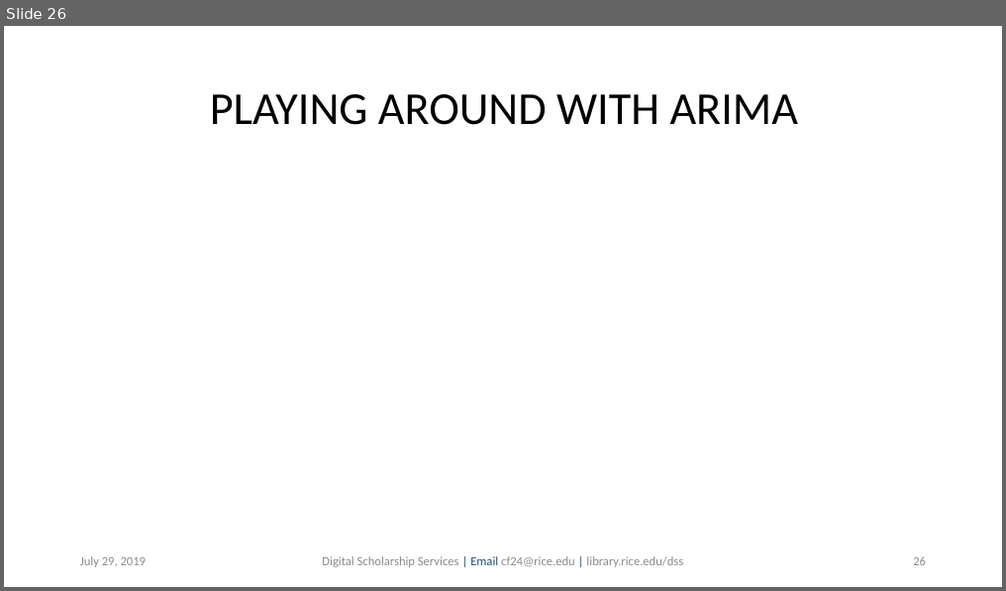
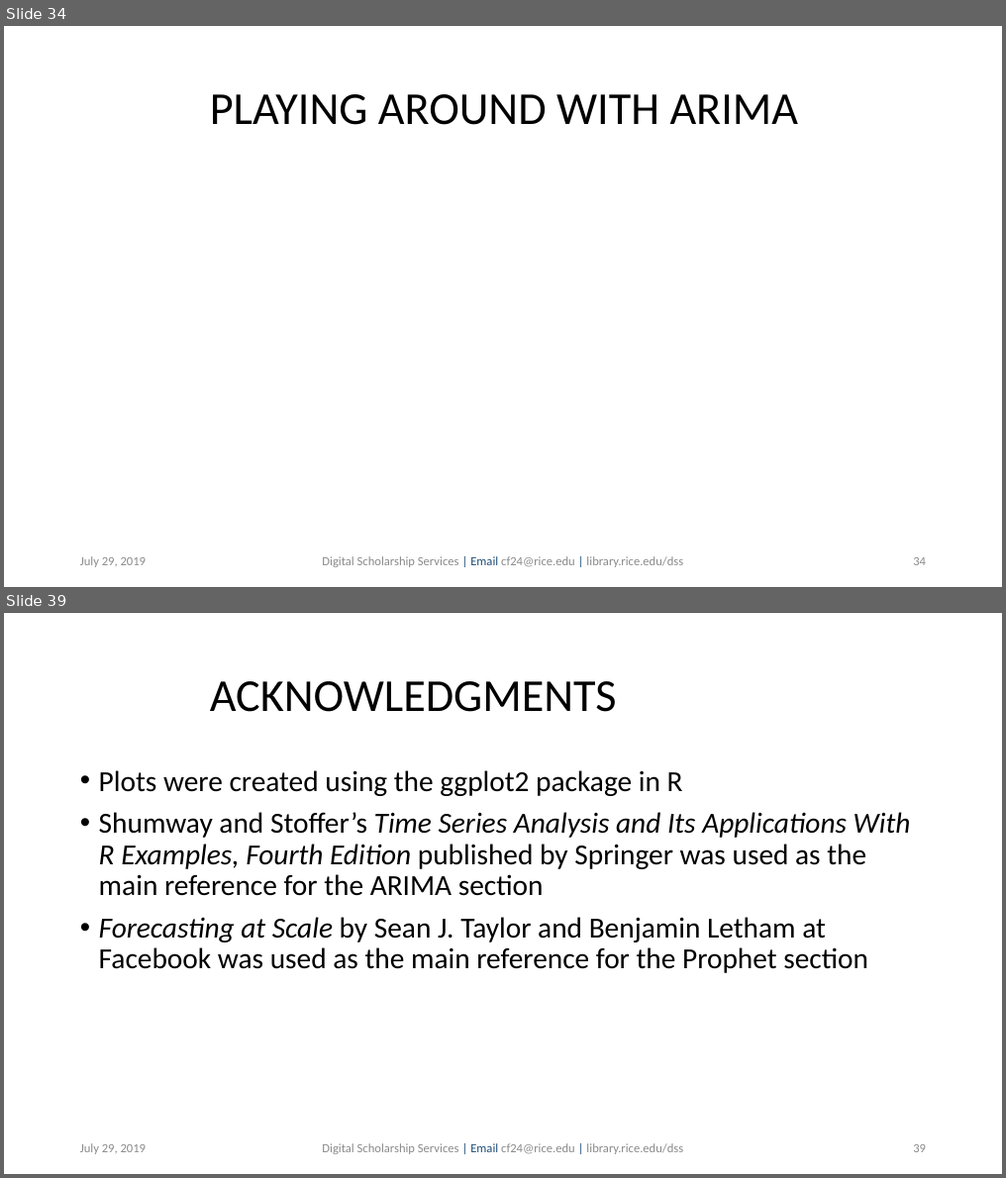
Before and after one commit to bakitybacon/rice-data-and-donuts, a slide deck: tsa/Introduction to Time Series Analysis.pptx. Shown one above the other, each under a label of ours: slide 26 before the commit, slides 34 and 39 after it; the slides between them are not shown. The pictures are 1006x591 and 1006x1178 pixels, drawn with LibreOffice and Linux fonts; fonts in the diff are those of the drawing; background and template pictures are left out. Boxes give left, top, right and bottom in pixels: in the first picture for what was removed or moved away, otherwise in the second. Text is boxed around its words. In the diff, an @@ line names an element or a change of style, - is before the commit and + after.

Commit message:
added explanations of arima and pros/cons of models

```diff
--- a/tsa/Introduction to Time Series Analysis.pptx
+++ b/tsa/Introduction to Time Series Analysis.pptx
@@ slide 39 added at bbox=[4, 613, 1002, 1174], background #FFFFFF @@
@@ title added at bbox=[210, 681, 617, 712], 44 pt, text #000000 @@
+ACKNOWLEDGMENTS
@@ text added at bbox=[99, 770, 911, 973], 28 pt, text #000000 @@
+• Plots were created using the ggplot2 package in R
+• Shumway and Stoffer’s Time Series Analysis and Its Applications With R Examples, Fourth Edition published by Springer was used as the main reference for the ARIMA section
+• Forecasting at Scale by Sean J. Taylor and Benjamin Letham at Facebook was used as the main reference for the Prophet section
@@ text added at bbox=[80, 1144, 147, 1155], 12 pt, text #8C8C8C @@
+July 29, 2019
@@ text added at bbox=[322, 1144, 683, 1155], 12 pt, text #8C8C8C @@
+Digital Scholarship Services | Email cf24@rice.edu | library.rice.edu/dss
@@ page number added at bbox=[913, 1145, 926, 1153], 12 pt, text #8C8C8C @@
+39
@@ what was slide 26 is now slide 34 @@
@@ page number at bbox=[913, 558, 926, 566]: text changed @@
-26
+34
```
Also in this commit, not shown: 6 slides changed, 11 other slides added.
